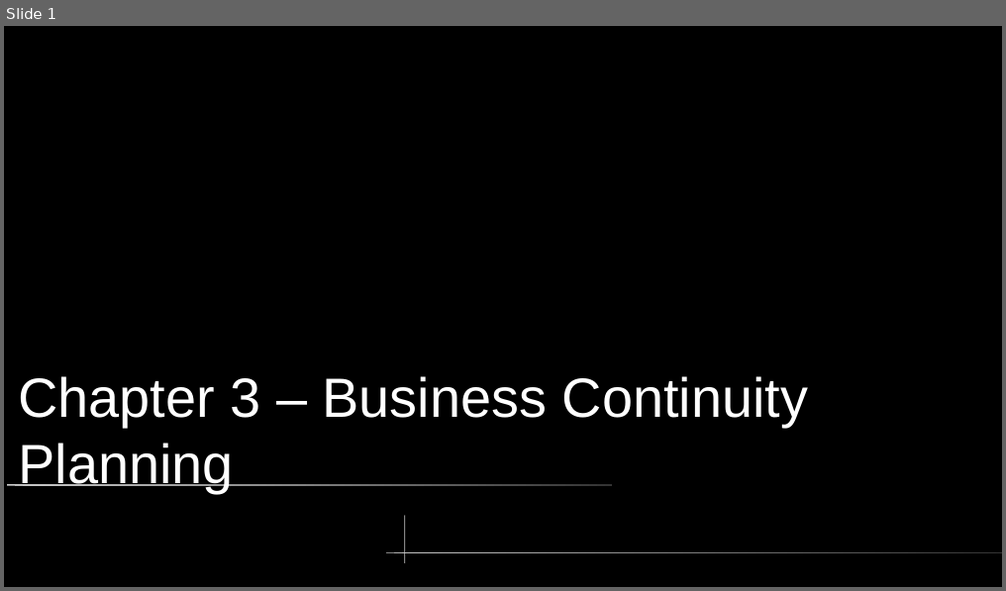
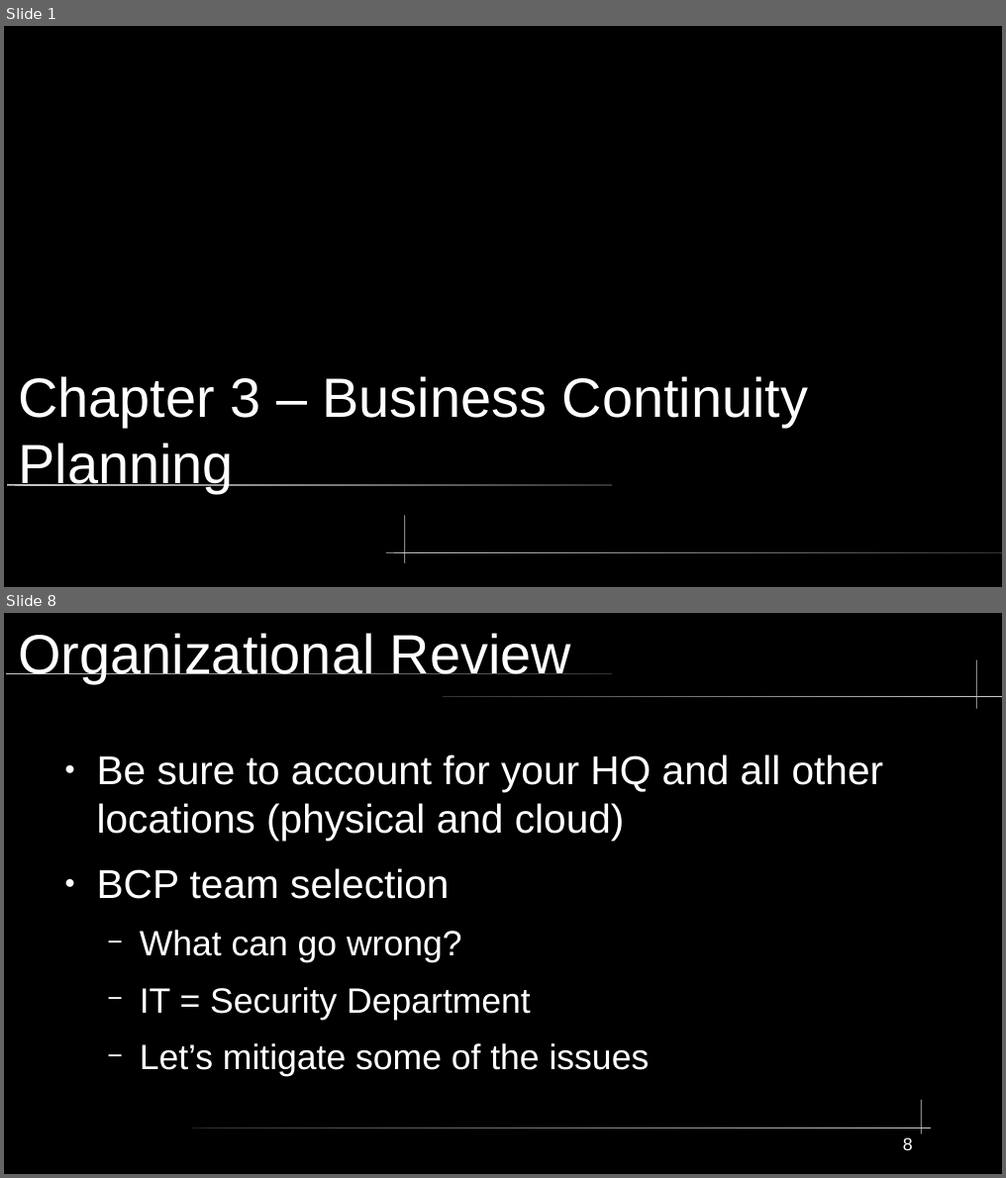
Before and after one commit to City-Colleges-of-Chicago-Cybersecurity/COMPSFI-214, a slide deck: 2026/Spring/powerpoints/Chatper-03-Business-Continuity-Planning.odp. Shown one above the other, each under a label of ours: slide 1 before the commit, slides 1 and 8 after it; the slides between them are not shown. The pictures are 1006x591 and 1006x1178 pixels, drawn with LibreOffice and Linux fonts; fonts in the diff are those of the drawing. Boxes give left, top, right and bottom in pixels: in the first picture for what was removed or moved away, otherwise in the second. Text is boxed around its words. In the diff, an @@ line names an element or a change of style, - is before the commit and + after.

```diff
--- a/2026/Spring/powerpoints/Chatper-03-Business-Continuity-Planning.odp
+++ b/2026/Spring/powerpoints/Chatper-03-Business-Continuity-Planning.odp
@@ slide 8 added at [4,613,1002,1174], background #000000 @@
@@ title added at [18,633,571,683], 44 pt, text #FFFFFF @@
+Organizational Review
@@ freeform shape added at [976,661,977,709], fill #CCCCCC @@
@@ rounded rectangle added at [6,672,612,674], fill gradient #CCCCCC to #333333 @@
@@ rounded rectangle added at [444,696,1002,697], fill gradient #333333 to #CCCCCC @@
@@ text added at [97,755,884,1076], 32 pt, text #FFFFFF @@
+● Be sure to account for your HQ and all other locations (physical and cloud)
+● BCP team selection
+  − What can go wrong?
+  − IT = Security Department
+  − Let’s mitigate some of the issues
@@ freeform shape added at [922,1100,923,1135], fill #CCCCCC @@
@@ rounded rectangle added at [192,1128,932,1129], fill gradient #333333 to #CCCCCC @@
@@ page number added at [903,1138,913,1151], 14 pt, text #FFFFFF @@
+8
```
Also in this commit, not shown: 7 other slides added, 7 slides removed.
